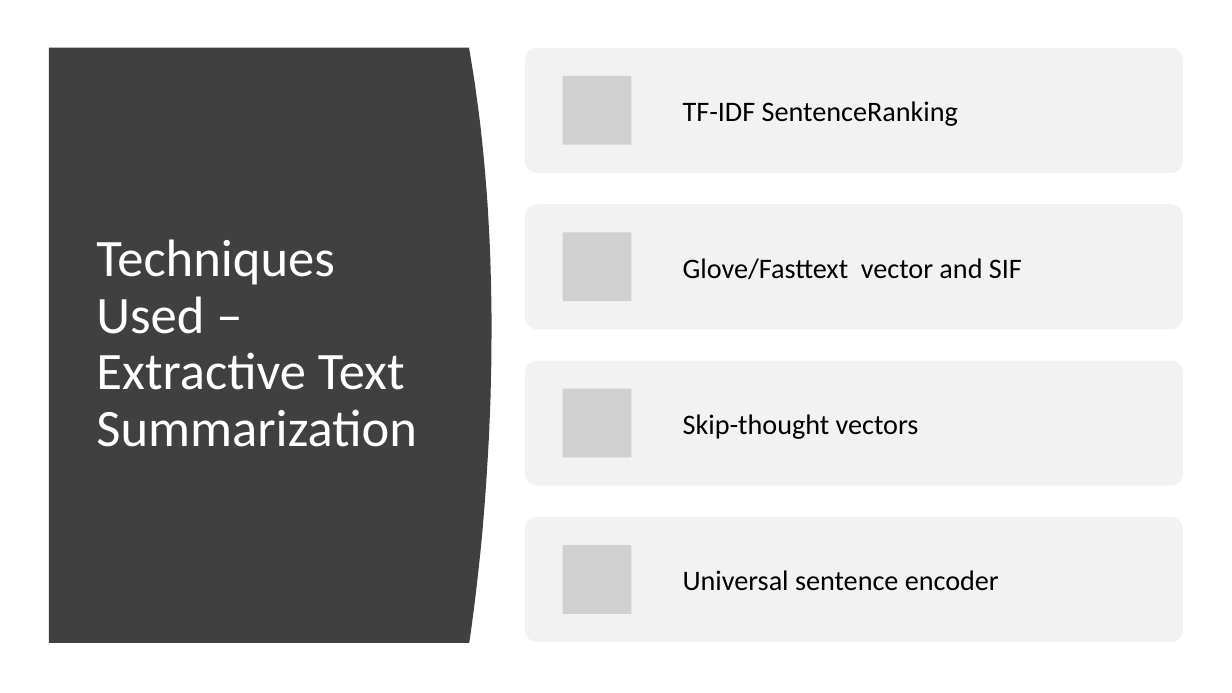
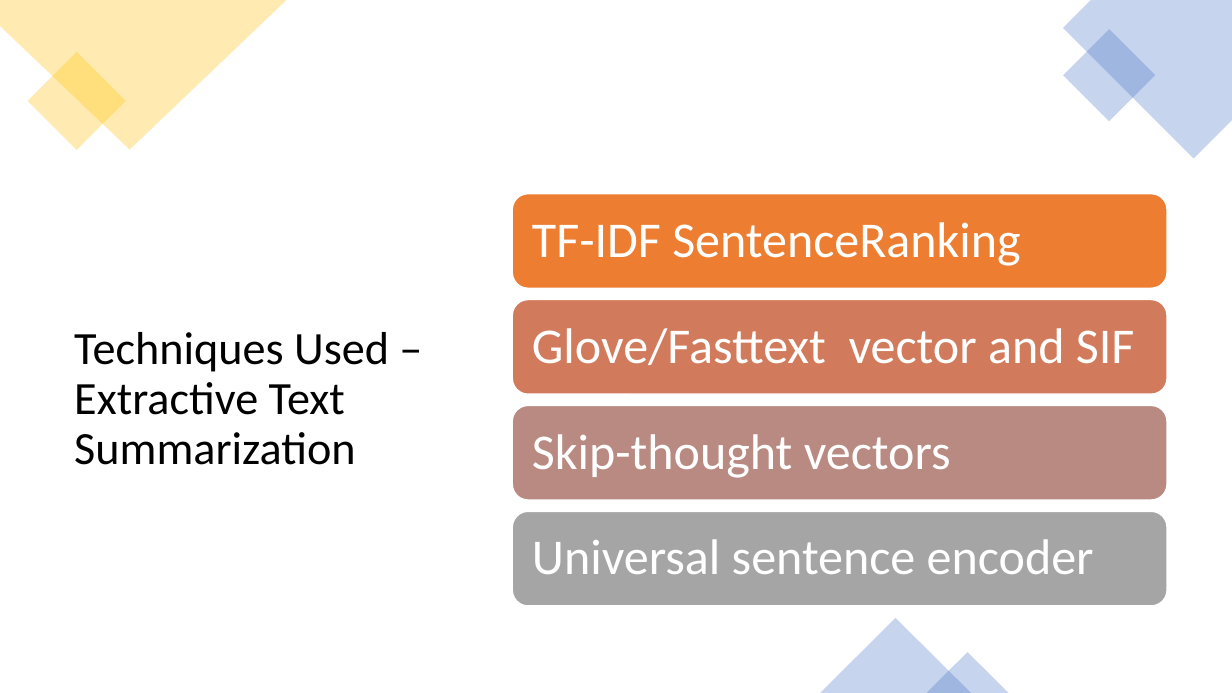
Before and after one commit to karthikktamilmani/Text_Summarization, a slide deck: slide 4 of presentation/p_09.pptx. Drawn at 1232x693 pixels with LibreOffice and Linux fonts; fonts in the diff are those of the drawing; grey boxes stand for pictures. Boxes give left, top, right and bottom in pixels: in the first picture for what was removed or moved away, otherwise in the second. Text is boxed around its words. In the diff, an @@ line names an element or a change of style, - is before the commit and + after.

```diff
--- a/presentation/p_09.pptx
+++ b/presentation/p_09.pptx
@@ freeform shape added at box(0, 0, 287, 150), fill #FFC000 at 30% opacity @@
@@ freeform shape added at box(1063, 0, 1232, 159), fill #4472C4 at 30% opacity @@
@@ rectangle added at box(1063, 29, 1156, 122), fill #4472C4 at 30% opacity @@
@@ rectangle added at box(27, 52, 125, 150), fill #FFC000 at 30% opacity @@
@@ freeform shape removed at box(49, 48, 492, 643) @@
@@ title "Techniques Used – Extractive Text ...": place and size @@
-title "Techniques Used – Extractive Text ..." at box(96, 239, 417, 447)
+title "Techniques Used – Extractive Text ..." at box(74, 332, 389, 465)
@@ title "Techniques Used – Extractive Text ..." at box(74, 332, 389, 465): size 41 to 36 pt, text colour #FFFFFF to #000000 @@
@@ rounded rectangle: place and size @@
-rounded rectangle at box(525, 204, 1183, 329)
+rounded rectangle at box(513, 194, 1168, 288)
@@ rounded rectangle at box(513, 194, 1168, 288): fill #F2F2F2 to #ED7D31; outline none to #FFFFFF 1 pt; proportions changed @@
@@ size 22 to 39 pt, text colour #000000 to #FFFFFF; line spacing 1 to 0.9; more space between paragraphs in 4 elements at box(532, 539, 1094, 574), box(532, 434, 951, 478), box(532, 328, 1135, 365), box(532, 222, 1020, 266) @@
@@ text "TF-IDF SentenceRanking": place and size @@
-text "TF-IDF SentenceRanking" at box(683, 101, 958, 126)
+text "TF-IDF SentenceRanking" at box(532, 222, 1020, 266)
@@ rounded rectangle added at box(513, 299, 1168, 394), fill #D17B5C, outline #FFFFFF 1 pt @@
@@ text "Glove/Fasttext vector and SIF": place and size @@
-text "Glove/Fasttext vector and SIF" at box(683, 258, 1022, 280)
+text "Glove/Fasttext vector and SIF" at box(532, 328, 1135, 365)
@@ rounded rectangle: place and size @@
-rounded rectangle at box(525, 360, 1183, 485)
+rounded rectangle at box(513, 406, 1168, 500)
@@ rounded rectangle at box(513, 406, 1168, 500): fill #F2F2F2 to #B98A82; outline none to #FFFFFF 1 pt; proportions changed @@
@@ text "Skip-thought vectors": place and size @@
-text "Skip-thought vectors" at box(683, 414, 919, 439)
+text "Skip-thought vectors" at box(532, 434, 951, 478)
@@ rounded rectangle: place and size @@
-rounded rectangle at box(525, 517, 1183, 641)
+rounded rectangle at box(513, 511, 1168, 605)
@@ rounded rectangle at box(513, 511, 1168, 605): fill #F2F2F2 to #A5A5A5; outline none to #FFFFFF 1 pt; proportions changed @@
@@ text "Universal sentence encoder": place and size @@
-text "Universal sentence encoder" at box(683, 570, 999, 591)
+text "Universal sentence encoder" at box(532, 539, 1094, 574)
@@ group removed at box(525, 48, 1183, 614): 4 pictures, 1 rounded rectangle @@
@@ triangle added at box(821, 618, 971, 693), fill #4472C4 at 30% opacity @@
@@ triangle added at box(927, 653, 1009, 693), fill #4472C4 at 30% opacity @@
```
Also in this commit, not shown: 6 other slides changed, 3 slides added, 2 slides removed.
